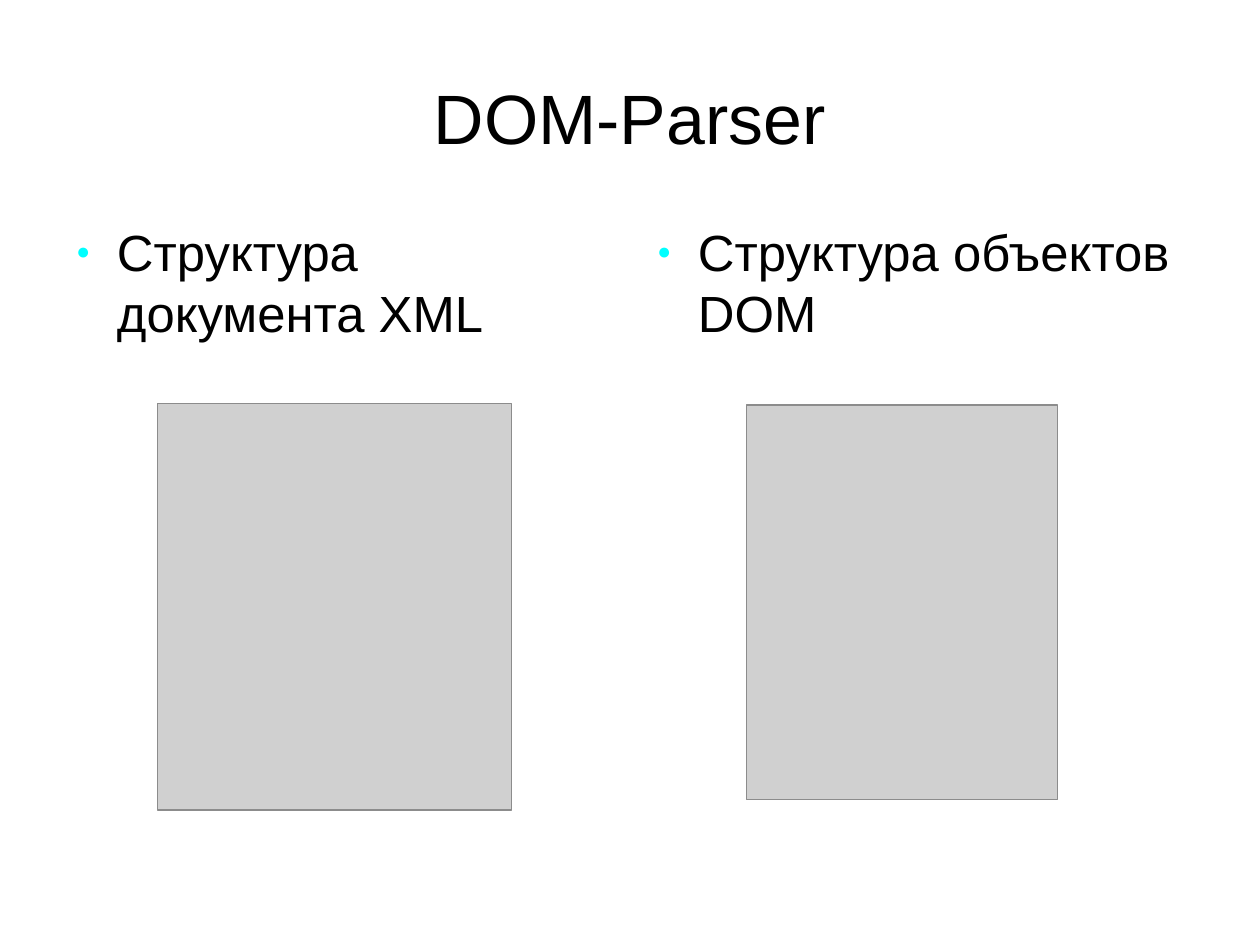
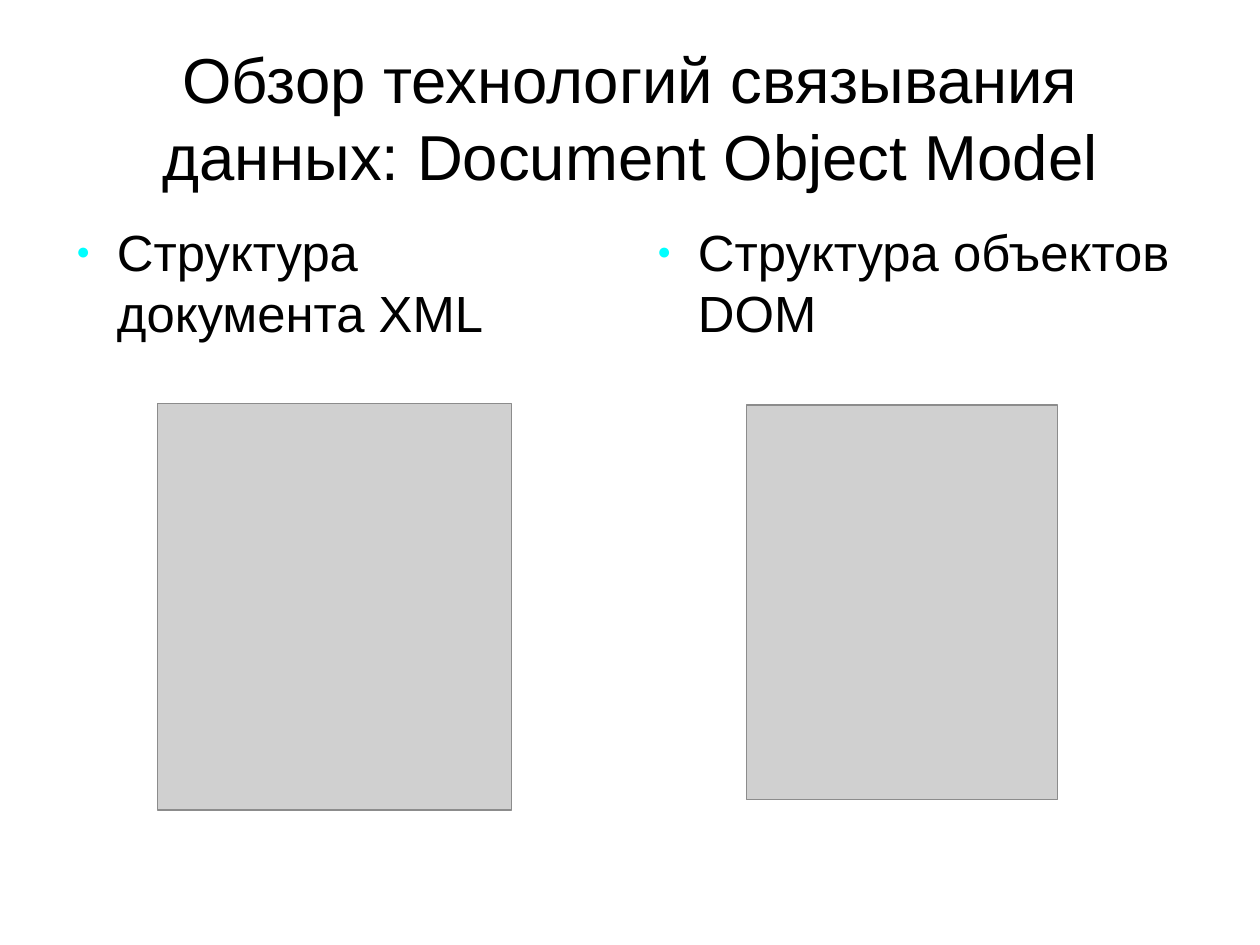
Before and after one commit to aeremenok/a-team-777, a slide deck: slide 7 of diploma/eav/diploma/demo.odp. Drawn at 1260x945 pixels with LibreOffice and Linux fonts; fonts in the diff are those of the drawing; grey boxes stand for pictures. Boxes give left, top, right and bottom in pixels: in the first picture for what was removed or moved away, otherwise in the second. Text is boxed around its words. In the diff, an @@ line names an element or a change of style, - is before the commit and + after.

```diff
--- a/diploma/eav/diploma/demo.odp
+++ b/diploma/eav/diploma/demo.odp
@@ title at <box>162,56,1098,192</box>: text changed; size 44 to 40 pt @@
-DOM-Parser
+Обзор технологий связывания данных: Document Object Model
```
Also in this commit, not shown: 11 other slides changed, 1 slide added, 2 slides removed, 2 other files.
